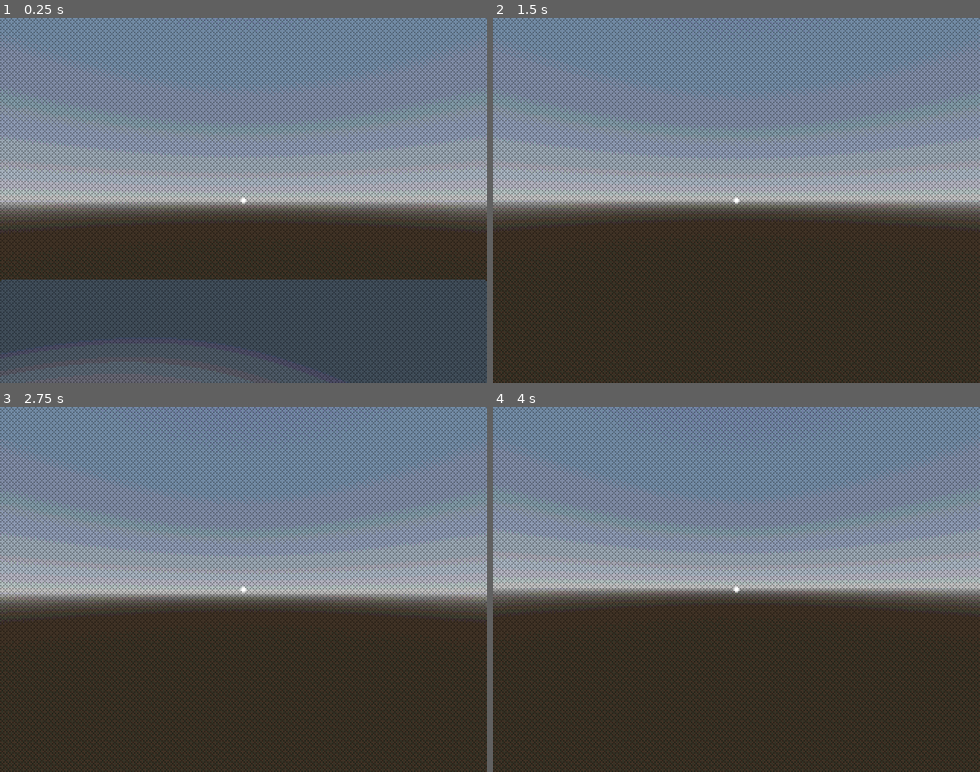
Above: before the commit, frames 1-4 (two rows, left to right).
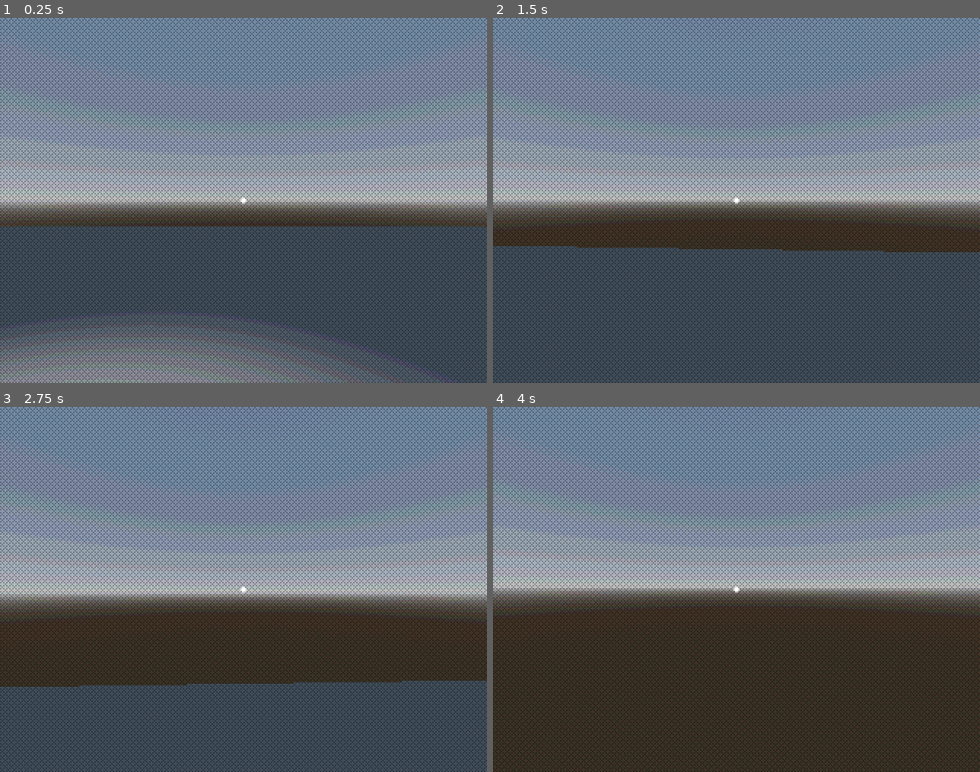
Above: after the commit, the same moments.

Repository: skibbl-dev/Horror-Renegades
Game: Godot game, scene res://scenes/main_scene.tscn
Two runs of this game, one before a commit and one after it. Both use one fixed random seed, a clock stepped at 60 frames per second and the inputs below.
Inputs (mouse positions are in pixels of both pictures, inside the frame that each line leads up to):
- Up to frame 1 (0.25 s): no input
- Up to frame 2 (1.5 s): tap Enter at 0.5 s; move the mouse to (760, 200) at 0.52 s; hold W (forward) from 0.53 s (still down); tap E (interact) at 0.6, 1.35 s; tap Space (jump) at 0.77 s; move the mouse to (712, 200) at 1.27 s
- Up to frame 3 (2.75 s): keep holding W (forward); tap Space (jump) at 1.52, 2 s; move the mouse to (253, 582) at 2.02 s; hold Shift (sprint) from 2.03 s (still down); tap E (interact) at 2.3 s
- Up to frame 4 (4 s): keep holding W (forward); move the mouse to (731, 596) at 2.77 s; release Shift (sprint) at 2.78 s; tap E (interact) at 2.85, 3.6 s; tap Space (jump) at 3.02, 3.77 s; move the mouse to (775, 593) at 3.52 s

The runs differ from the first frame. In frame 1, 24% of the frame differs, in the area x 0-100%, y 57-100%; in frame 2, 37%, in the area x 0-100%, y 62-100%; in frame 3, 24%; in frame 4, less than 0.1%.

Commit message:
some random things

Diff:
--- a/objects/microwave.tscn
+++ b/objects/microwave.tscn
@@ -50,7 +50,6 @@
 [node name="microwave" type="RigidBody3D" unique_id=1057713338]
 
 [node name="psx-microwave" type="Node3D" parent="." unique_id=240895121]
-transform = Transform3D(2.5, 0, 0, 0, 2.5, 0, 0, 0, 2.5, 0, 0, 0)
 
 [node name="psx-microwave" type="MeshInstance3D" parent="psx-microwave" unique_id=1671894274]
 mesh = SubResource("ArrayMesh_t5i0v")
@@ -59,7 +58,8 @@
 
 [node name="CollisionShape3D" type="CollisionShape3D" parent="psx-microwave/psx-microwave/StaticBody3D" unique_id=1240767577]
 shape = SubResource("ConcavePolygonShape3D_c64ty")
+disabled = true
 
 [node name="CollisionShape3D" type="CollisionShape3D" parent="." unique_id=658469881]
-transform = Transform3D(2.5, 0, 0, 0, 2.5, 0, 0, 0, 2.5, -0.0029301643, 0.46964204, 0.0021972656)
+transform = Transform3D(1, 0, 0, 0, 1, 0, 0, 0, 1, -0.0029301643, 0.198484, 0.0021972656)
 shape = SubResource("BoxShape3D_gcfxx")
--- a/objects/triangle.tscn
+++ b/objects/triangle.tscn
@@ -7,6 +7,7 @@
 albedo_color = Color(0.064699404, 0.7077439, 0.7642708, 1)
 
 [sub_resource type="BoxShape3D" id="BoxShape3D_2uwtb"]
+size = Vector3(0.30895996, 0.30999756, 0.2890625)
 
 [node name="triangle" type="RigidBody3D" unique_id=1543303149 groups=["pickable"]]
 mass = 6.46
@@ -16,4 +17,5 @@
 surface_material_override/0 = SubResource("StandardMaterial3D_2uwtb")
 
 [node name="CollisionShape3D" type="CollisionShape3D" parent="." unique_id=1226395279]
+transform = Transform3D(1, 0, 0, 0, 1, 0, 0, 0, 1, 0.008850098, 0.015960693, 0.0117376)
 shape = SubResource("BoxShape3D_2uwtb")
--- a/scenes/main_scene.tscn
+++ b/scenes/main_scene.tscn
@@ -28,9 +28,11 @@
 transform = Transform3D(1, 0, 0, 0, 1, 0, 0, 0, 1, 0, -1.7337344, 0)
 
 [node name="CollisionShape3D" type="CollisionShape3D" parent="StaticBody3D" unique_id=587109268]
+transform = Transform3D(3, 0, 0, 0, 3, 0, 0, 0, 3, 0, 0, 0)
 shape = SubResource("BoxShape3D_pu3yx")
 
 [node name="MeshInstance3D" type="MeshInstance3D" parent="StaticBody3D" unique_id=448528201]
+transform = Transform3D(3, 0, 0, 0, 3, 0, 0, 0, 3, 0, 0, 0)
 mesh = SubResource("BoxMesh_gubc5")
 
 [node name="triangle" parent="." unique_id=1543303149 instance=ExtResource("1_pw63i")]
--- a/scripts/player.gd
+++ b/scripts/player.gd
@@ -1,18 +1,22 @@
 extends CharacterBody3D
 
 @onready var main: Node3D = $".."
+
 var speed
 const WALK_SPEED = 3.7
 const SPRINT_SPEED = 5.5
 const JUMP_VELOCITY = 4.8
 const SENSITIVITY = 0.004
+
 const BOB_FREQ = 2.4
 const BOB_AMP = 0.08
 const THROW_FORCE = 3
 var t_bob = 0.0 # Time counter for head bob
 var can_bob: bool = true
+
 const BASE_FOV = 75.0 # Default field of view
 const FOV_CHANGE = 1.5 # How much FOV changes when moving
+
 var gravity = 9.8
 
 @onready var head = $head
@@ -78,7 +82,6 @@
 		velocity.z = lerp(velocity.z, direction.z * speed, delta * 3.0)
 		can_bob = false
 
-
 	# Update head bob timer and control bob only on floor
 	can_bob = is_on_floor()
 	t_bob += delta * velocity.length() * float(can_bob)
@@ -109,16 +112,18 @@
 
 	if !holding and Input.is_action_just_pressed("interact") and raycast.is_colliding():
 		var object = raycast.get_collider()
-		if object.is_in_group("pickable"):
+		if object is RigidBody3D and object.is_in_group("pickable"):
 			picked = true
 			holding = true
 			held_item = object
+
+			held_item.get_node("CollisionShape3D").disabled = true
+
 			main.remove_child(held_item)
 			camera.add_child(held_item)
 
 	if picked and holding:
 		held_item.global_position = pickup_area.global_position
-		held_item.get_node("CollisionShape3D").disabled = true
 		if held_item.is_in_group("pickable") and not held_item.is_in_group("usable"):
 			#held_item.scale = Vector3(.5,.5,.5)
 			held_item.look_at(head.global_position)
@@ -137,7 +142,9 @@
 	picked = false
 	holding = false
 	#held_item.scale = Vector3(1,1,1)
+
 	held_item.get_node("CollisionShape3D").disabled = false
+
 	camera.remove_child(held_item)
 	main.add_child(held_item)
 	held_item.global_position = pickup_area.global_position - (head.global_basis.z*0.3)
